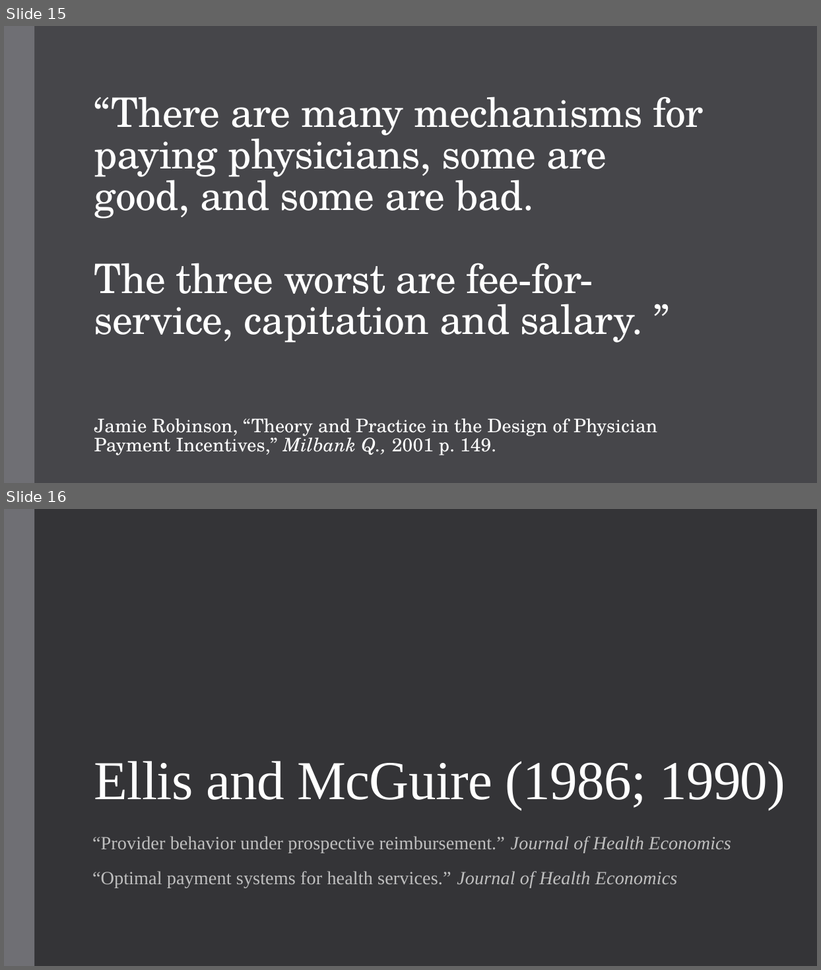
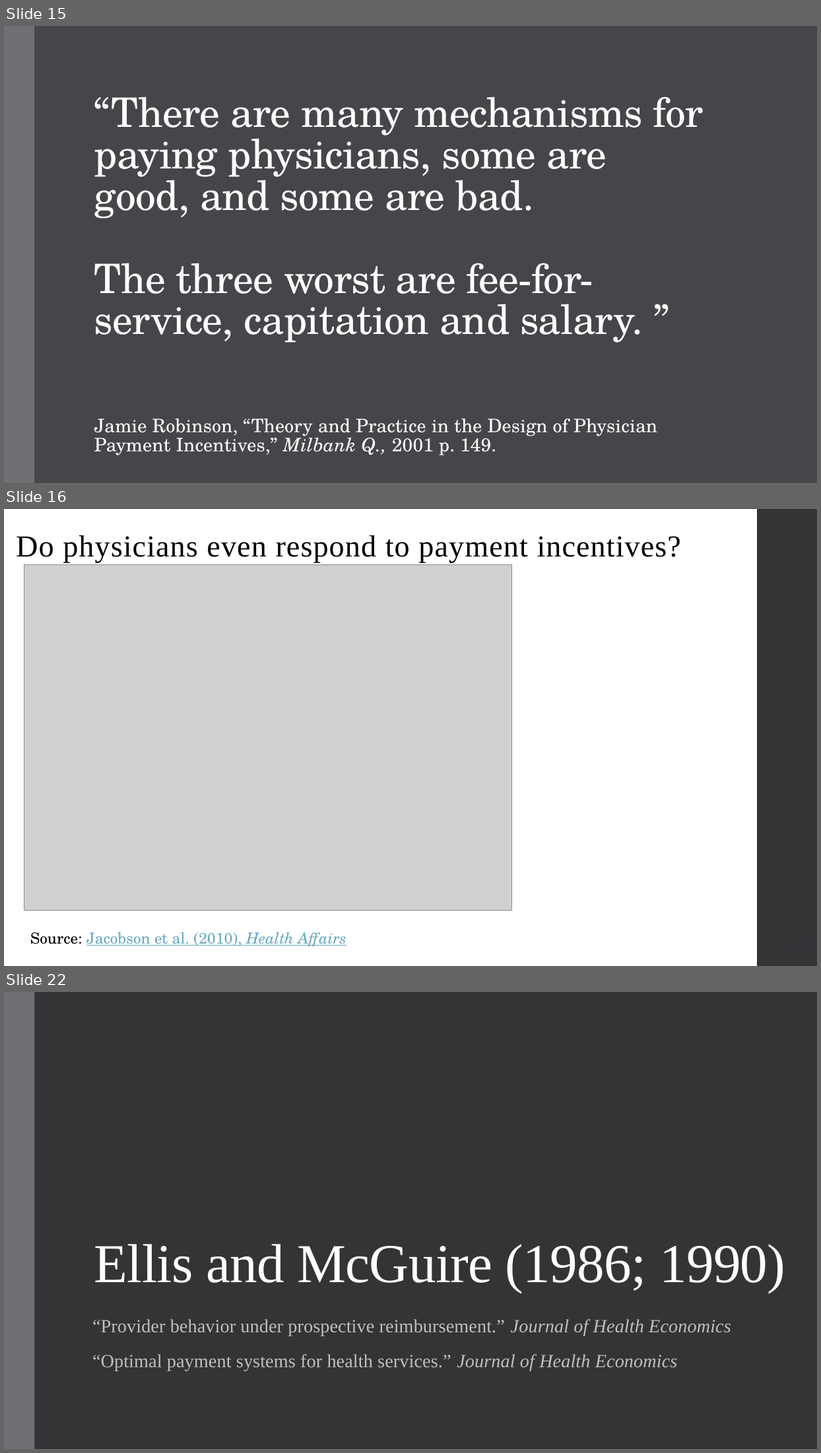
Before and after one commit to alex-hoagland/HAD6750H, a slide deck: Lecture04_ProviderPayment/L4Slides_ProviderPayment_2023W.pptx. Shown one above the other, each under a label of ours: slides 15 and 16 before the commit, slides 15, 16 and 22 after it; the slides between them are not shown. The pictures are 821x970 and 821x1453 pixels, drawn with LibreOffice and Linux fonts; fonts in the diff are those of the drawing; grey boxes stand for pictures. Boxes give left, top, right and bottom in pixels: in the first picture for what was removed or moved away, otherwise in the second. Text is boxed around its words. In the diff, an @@ line names an element or a change of style, - is before the commit and + after.

```diff
--- a/Lecture04_ProviderPayment/L4Slides_ProviderPayment_2023W.pptx
+++ b/Lecture04_ProviderPayment/L4Slides_ProviderPayment_2023W.pptx
@@ slide 16 added at bbox=[4, 509, 817, 966], background #FFFFFF @@
@@ rectangle added at bbox=[757, 509, 817, 966], fill #353537 @@
@@ title added at bbox=[16, 535, 681, 563], 36 pt, text #000000 @@
+Do physicians even respond to payment incentives?
@@ picture added at bbox=[24, 565, 512, 911] @@
@@ text added at bbox=[30, 933, 347, 947], 18 pt, text #67AABF, underline @@
+Source: Jacobson et al. (2010), Health Affairs
@@ what was slide 16 is now slide 22 @@
```
Also in this commit, not shown: 1 slide changed, 8 other slides added, 1 other file.
